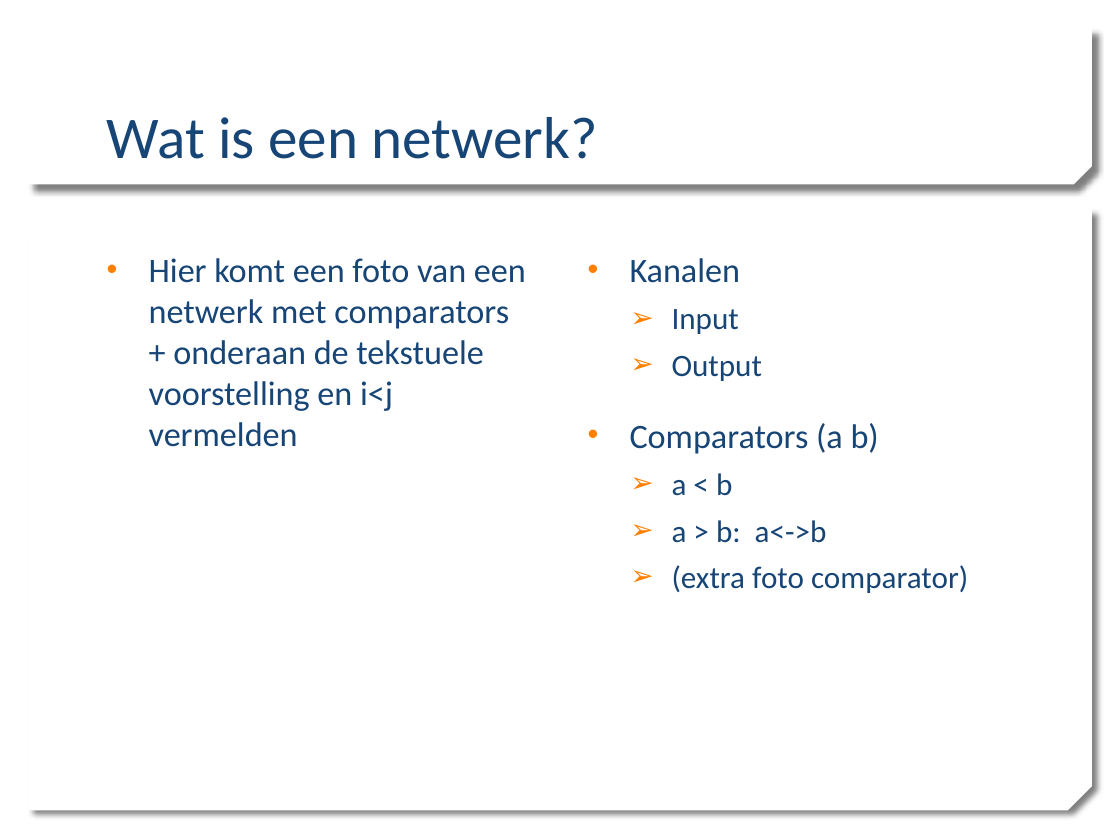
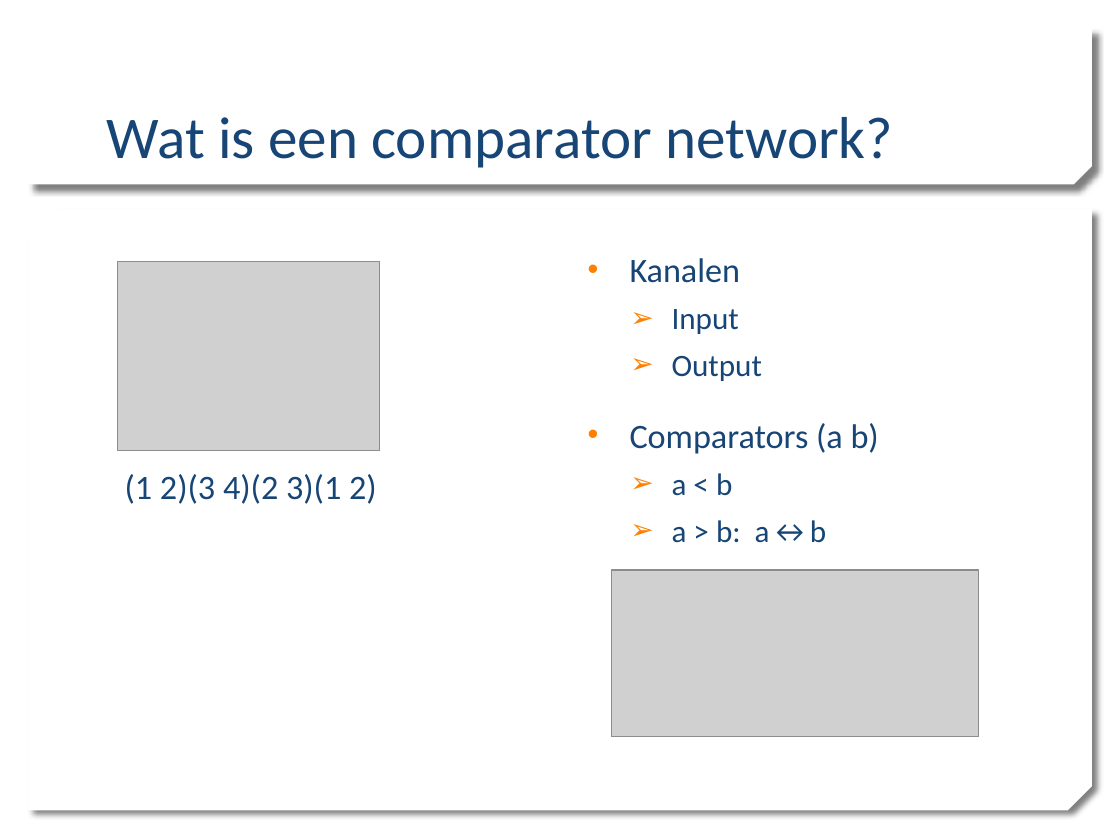
Before and after one commit to mdekempeneer/Research-Optimal-Size-Sorting-Networks, a slide deck: slide 3 of PPP1_WV.pptx. Drawn at 1120x840 pixels with LibreOffice and Linux fonts; fonts in the diff are those of the drawing; grey boxes stand for pictures; background and template pictures are left out. Boxes give left, top, right and bottom in pixels: in the first picture for what was removed or moved away, otherwise in the second. Text is boxed around its words. In the diff, an @@ line names an element or a change of style, - is before the commit and + after.

```diff
--- a/PPP1_WV.pptx
+++ b/PPP1_WV.pptx
@@ title at [107, 117, 893, 168]: text changed @@
-Wat is een netwerk?
+Wat is een comparator network?
@@ picture added at [118, 261, 380, 450] @@
@@ text at [125, 474, 377, 504]: text changed @@
-• Hier komt een foto van een netwerk met comparators
-  + onderaan de tekstuele voorstelling en i<j vermelden
+(1 2)(3 4)(2 3)(1 2)
@@ text at [672, 520, 827, 543]: text changed @@
-  ➢ a > b: a<->b
-  ➢ (extra foto comparator)
+  ➢ a > b: a↔b
@@ picture added at [612, 570, 979, 737] @@
```
Also in this commit, not shown: 4 other slides changed.
